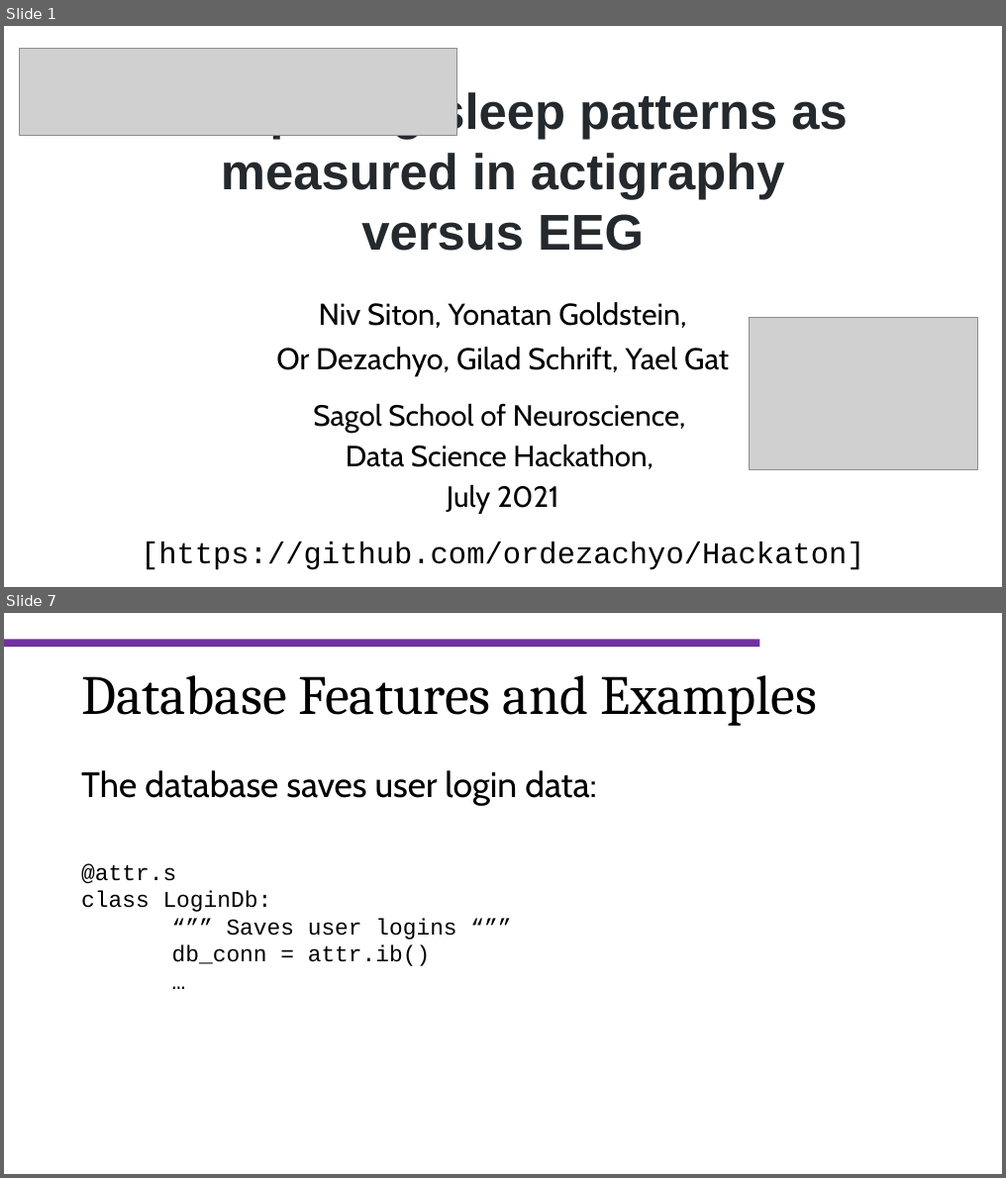
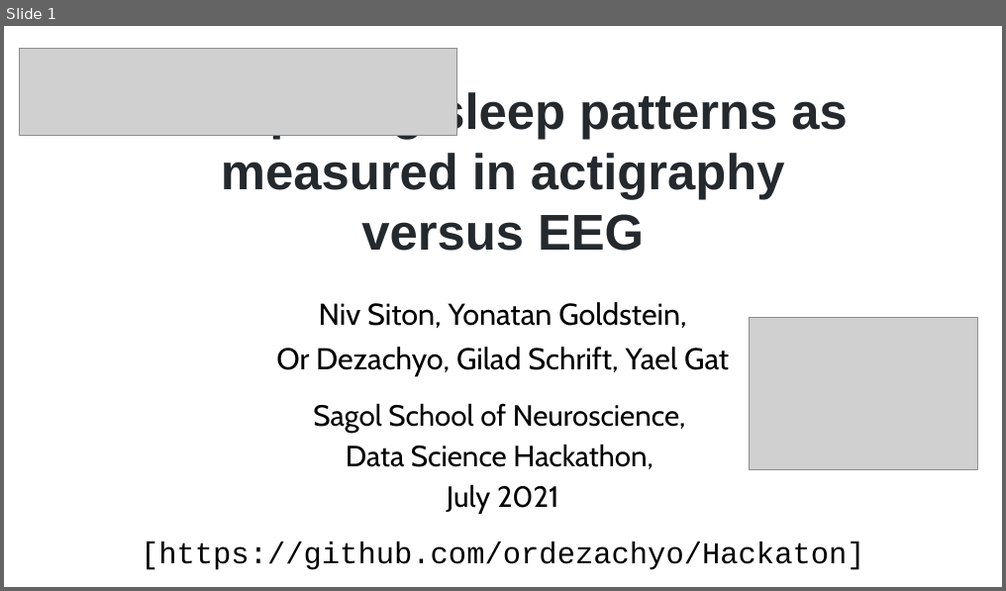
Before and after one commit to ordezachyo/Hackaton, a slide deck: Hackaton_presentation.pptx. Shown one above the other, each under a label of ours: slides 1 and 7 before the commit, slide 1 after it; the slides between them are not shown. The pictures are 1006x1178 and 1006x591 pixels, drawn with LibreOffice and Linux fonts; fonts in the diff are those of the drawing; grey boxes stand for pictures; background and template pictures are left out. Boxes give left, top, right and bottom in pixels: in the first picture for what was removed or moved away, otherwise in the second. Text is boxed around its words. In the diff, an @@ line names an element or a change of style, - is before the commit and + after.

```diff
--- a/Hackaton_presentation.pptx
+++ b/Hackaton_presentation.pptx
@@ slide 7 removed at box(4, 613, 1002, 1174), background #FFFFFF @@
@@ line removed from (760, 643) to (4, 643) @@
@@ text removed at box(81, 675, 818, 726) @@
-Database Features and Examples
@@ text removed at box(81, 770, 597, 805) @@
-The database saves user login data:
@@ text removed at box(81, 863, 456, 966) @@
-@attr.s
-class LoginDb:
-“”” Saves user logins “””
-db_conn = attr.ib()
-…
```
Also in this commit, not shown: 11 slides changed, 4 slides added, 5 other slides removed.
